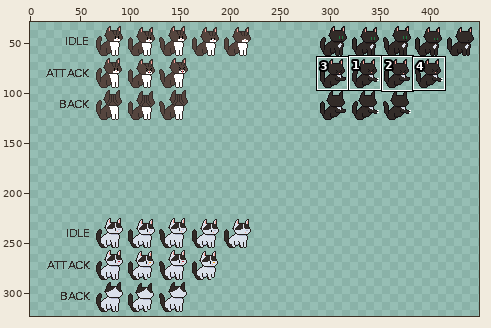
Two states of a sprite sheet, Assets/Cats/SpriteSheet.png. Above: a wide view before the commit, with the close-up outlined.
Close-up. Before the edit:
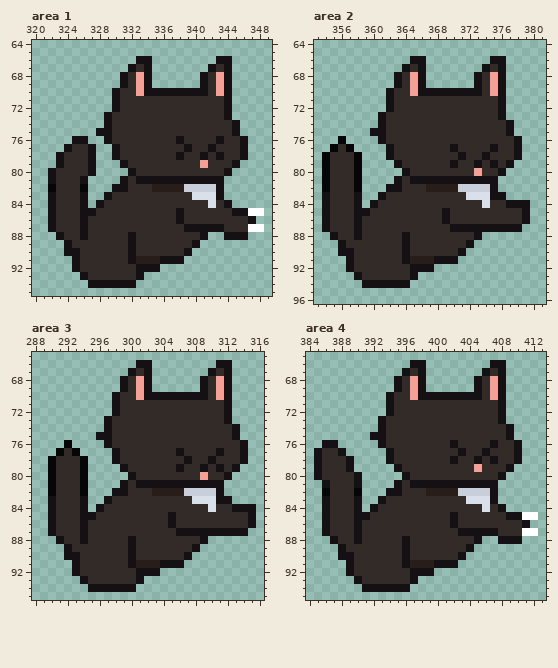
The file is 640x640 pixels. Shown: area 1: x 320..349, y 64..95; area 2: x 353..381, y 64..96; area 3: x 288..316, y 65..95; area 4: x 384..413, y 65..95. The wide view leaves out empty margins. The commit also changed other parts of the picture, which this record leaves out.
After the commit:
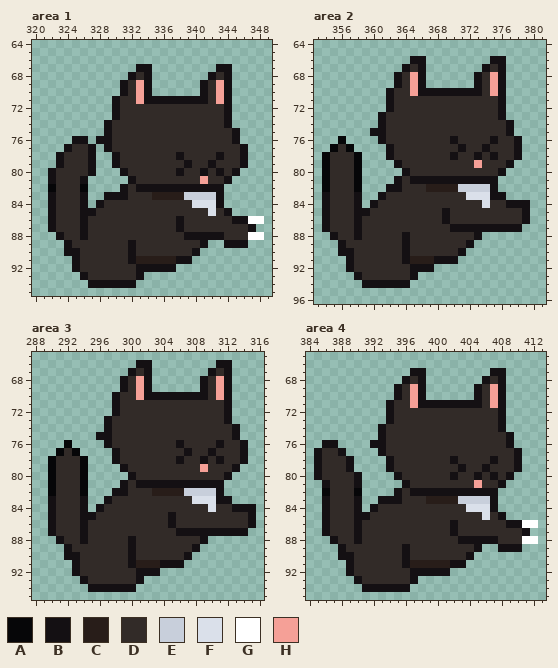
Palette (. is transparent): A #060608  B #141013  C #281d19  D #322b28  E #c8cfdb  F #dae0ea  G #ffffff  H #f5a097
Changes in this commit:
--- area 1
@@ x 320..349 @@
 65 ..............................
-66 .............BB........BB.....
-67 ............BDB.......BDB.....
-68 ...........BDHB......BDHB.....
+66 ..............................
+67 .............BB........BB.....
+68 ............BDB.......BDB.....
 69 ...........BDHB......BDHB.....
-70 ..........BDDHBBBBBBBBDHB.....
-71 ..........BDDDDDDDDDDDDDB.....
+70 ...........BDHB......BDHB.....
+71 ..........BDDHBBBBBBBBDHB.....
 72 ..........BDDDDDDDDDDDDDB.....
-73 .........BDDDDDDDDDDDDDDB.....
-74 .........BDDDDDDDDDDDDDDDB....
-75 ........BBDDDDDDDDDDDDDDDB....
-76 .....BB..BDDDDDDDDBDDDDBDDB...
-77 ....BDDB..BDDDDDDDDBDDBDDDB...
-78 ...BDDDB..BDDDDDDDBDDBDBDDB...
-79 ...BDDDB...BDDDDDDDDDHDDDB....
-80 ..BDDDDB....BDDDDDDDDDDDB.....
-81 ..BDDDB....BDBBBBBBBBBBB......
-82 ..ADDDA...BBDDDCCCCEEEEB......
-83 ..BDDDB..BDDDDDDDDDDFFFB......
-84 ..BDDDB.BDDDDDDDDDDDDDFDB.....
-85 ..BDDDBBDDDDDDDDDDBDDDDDDBBGG.
-86 ..BDDDBDDDDDDDDDDDBDDDDDDDDB..
-87 ..BDDDBDDDDDDDDDDDDBBBBBDDDGG.
-88 ...BDDBDDDDDBDDDDDDDDB..BBB...
-89 ....BDDDDDDDBDDDDDDDB.........
-90 ....BBDDDDDDBDDDDDDB..........
-91 .....BDDDDDDBCCCBBB...........
-92 .....BDDDDDDDBBB..............
+73 ..........BDDDDDDDDDDDDDB.....
+74 .........BDDDDDDDDDDDDDDB.....
+75 .........BDDDDDDDDDDDDDDDB....
+76 .....BB.BBDDDDDDDDDDDDDDDB....
+77 ....BDDB.BDDDDDDDDDDDDDDDDB...
+78 ...BDDDB..BDDDDDDDBDDDDBDDB...
+79 ...BDDDB..BDDDDDDDDBDDBDDDB...
+80 ..BDDDDB...BDDDDDDBDDBDBDB....
+81 ..BDDDB.....BDDDDDDDDHDDB.....
+82 ..ADDDA....BDBBBBBBBBBBB......
+83 ..BDDDB..BBBDDDCCCCEEEEB......
+84 ..BDDDB.BDDDDDDDDDDDFFFB......
+85 ..BDDDBBDDDDDDDDDDDDDDFDB.....
+86 ..BDDDBDDDDDDDDDDDBDDDDDDBBGG.
+87 ..BDDDBDDDDDDDDDDDBDDDDDDDDB..
+88 ...BDDBDDDDDDDDDDDDBBBBBDDDGG.
+89 ....BDDDDDDDBDDDDDDDDB..BBB...
+90 ....BBDDDDDDBDDDDDDDB.........
+91 .....BDDDDDDBCCCCCBB..........
+92 .....BDDDDDDDBBBBB............
 93 ......BDDDDDDB................
--- area 2
@@ x 368..377 @@
 75 DDDDDDDDDB
-76 DDDDDDDDDD
-77 DDBDDDDBDD
-78 DDDBDDBDDD
-79 DDBDDBDBDB
-80 DDDDDHDDB.
+76 DDBDDDDBDD
+77 DDDBDDBDDD
+78 DDBDDBDBDD
+79 DDDDDHDDDB
+80 DDDDDDDDB.
 81 BBBBBBBB..
--- area 3
@@ x 304..313 @@
 75 DDDDDDDDDB
-76 DDDDDDDDDD
-77 DDBDDDDBDD
-78 DDDBDDBDDD
-79 DDBDDBDBDB
-80 DDDDDHDDB.
+76 DDBDDDDBDD
+77 DDDBDDBDDD
+78 DDBDDBDBDD
+79 DDDDDHDDDB
+80 DDDDDDDDB.
 81 BBBBBBBB..
--- area 4
@@ x 384..413 @@
 65 ..............................
-66 .............BB........BB.....
-67 ............BDB.......BDB.....
-68 ...........BDHB......BDHB.....
+66 ..............................
+67 .............BB........BB.....
+68 ............BDB.......BDB.....
 69 ...........BDHB......BDHB.....
-70 ..........BDDHBBBBBBBBDHB.....
-71 ..........BDDDDDDDDDDDDDB.....
+70 ...........BDHB......BDHB.....
+71 ..........BDDHBBBBBBBBDHB.....
 72 ..........BDDDDDDDDDDDDDB.....
-73 .........BDDDDDDDDDDDDDDB.....
-74 .........BDDDDDDDDDDDDDDDB....
-75 ........BBDDDDDDDDDDDDDDDB....
-76 ..BB.....BDDDDDDDDBDDDDBDDB...
-77 .BDDB.....BDDDDDDDDBDDBDDDB...
-78 .BDDDB....BDDDDDDDBDDBDBDDB...
-79 .BDDDB.....BDDDDDDDDDHDDDB....
-80 .BDDDDB.....BDDDDDDDDDDDB.....
-81 ..BDDDB....BDBBBBBBBBBBB......
-82 ..ADDDA...BBDDDCCCCEEEEB......
-83 ..BDDDB..BDDDDDDDDDDFFFB......
-84 ..BDDDB.BDDDDDDDDDDDDDFDB.....
-85 ..BDDDBBDDDDDDDDDDBDDDDDDBBGG.
-86 ..BDDDBDDDDDDDDDDDBDDDDDDDDB..
-87 ..BDDDBDDDDDDDDDDDDBBBBBDDDGG.
-88 ...BDDBDDDDDBDDDDDDDDB..BBB...
-89 ....BDDDDDDDBDDDDDDDB.........
-90 ....BBDDDDDDBDDDDDDB..........
-91 .....BDDDDDDBCCCBBB...........
-92 .....BDDDDDDDBBB..............
+73 ..........BDDDDDDDDDDDDDB.....
+74 .........BDDDDDDDDDDDDDDB.....
+75 .........BDDDDDDDDDDDDDDDB....
+76 ..BB....BBDDDDDDDDDDDDDDDB....
+77 .BDDB....BDDDDDDDDDDDDDDDDB...
+78 .BDDDB....BDDDDDDDBDDDDBDDB...
+79 .BDDDB....BDDDDDDDDBDDBDDDB...
+80 .BDDDDB....BDDDDDDBDDBDBDB....
+81 ..BDDDB.....BDDDDDDDDHDDB.....
+82 ..ADDDA....BDBBBBBBBBBBB......
+83 ..BDDDB..BBBDDDCCCCEEEEB......
+84 ..BDDDB.BDDDDDDDDDDDFFFB......
+85 ..BDDDBBDDDDDDDDDDDDDDFDB.....
+86 ..BDDDBDDDDDDDDDDDBDDDDDDBBGG.
+87 ..BDDDBDDDDDDDDDDDBDDDDDDDDB..
+88 ...BDDBDDDDDDDDDDDDBBBBBDDDGG.
+89 ....BDDDDDDDBDDDDDDDDB..BBB...
+90 ....BBDDDDDDBDDDDDDDB.........
+91 .....BDDDDDDBCCCCCBB..........
+92 .....BDDDDDDDBBBBB............
 93 ......BDDDDDDB................
Boxes around the changes in both close-ups, in picture pixels (x1, y1, x2, y2):
changed: (96, 56, 264, 272)
changed: (450, 136, 498, 176)
changed: (176, 440, 224, 480)
changed: (370, 360, 538, 576)
